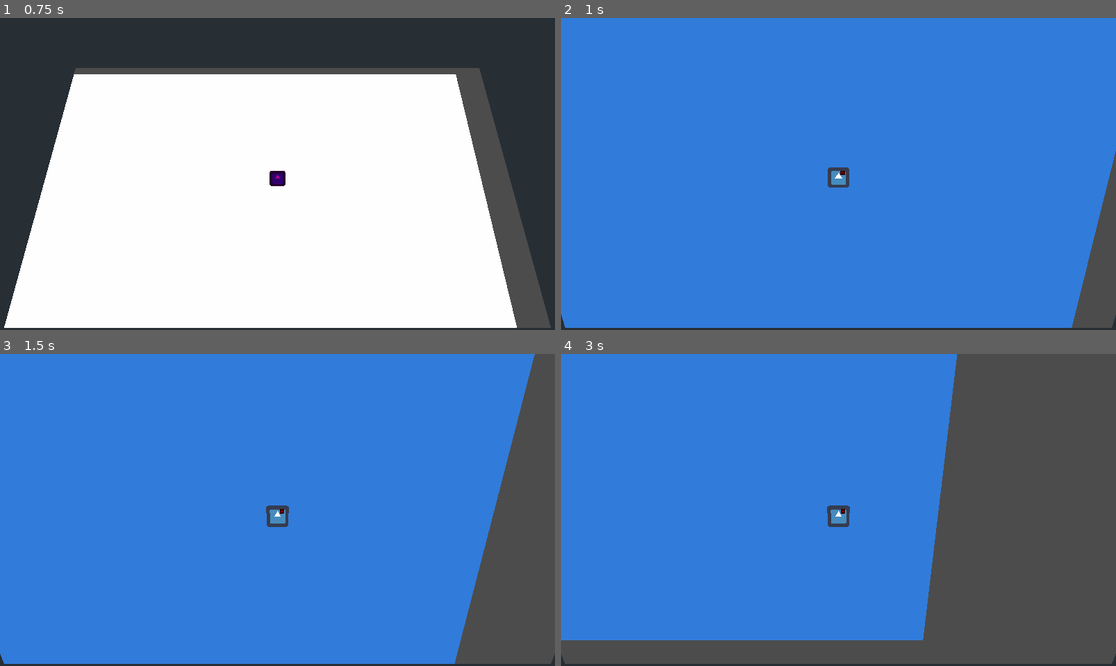
Above: before the commit, frames 1-4 (two rows, left to right).
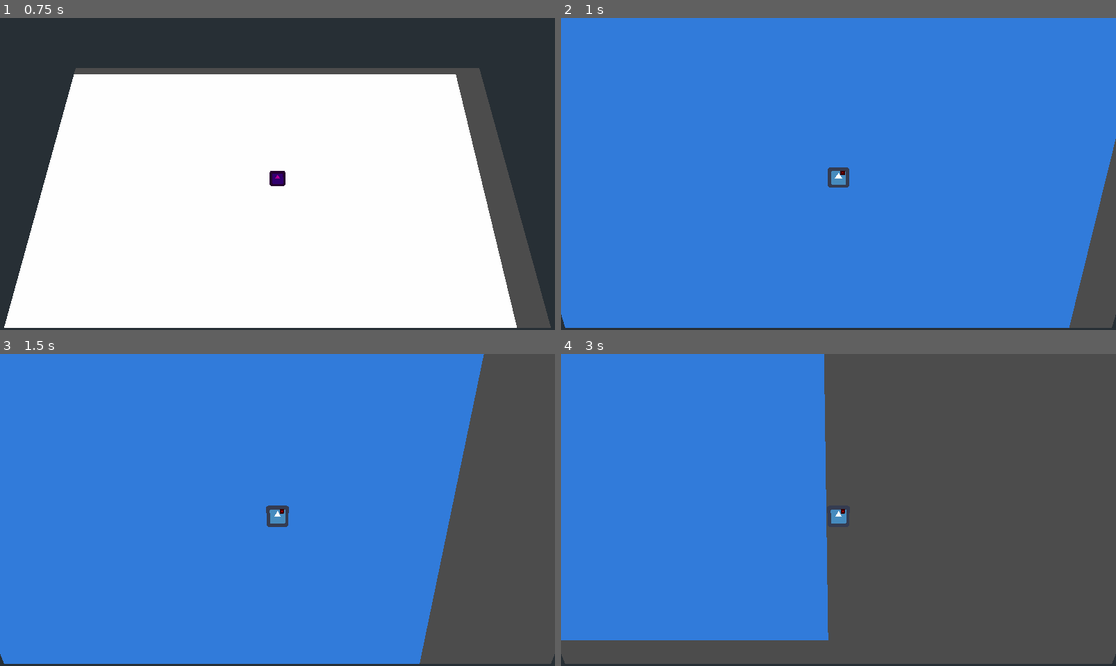
Above: after the commit, the same moments.

Repository: asheraryam/mortyverse
Game: Godot game, scene res://World.tscn
Two runs of this game, one before a commit and one after it. Both use one fixed random seed, a clock stepped at 60 frames per second and the inputs below. The engine's default icon, where the game draws it, is replaced by a stand-in: a white triangle on a blue panel in a dark square.
Inputs:
- Up to frame 1 (0.75 s): tap Enter at 0.5 s; hold Right (move_right) from 0.53 s (still down); tap } (next_world) at 0.6 s
- Up to frame 2 (1 s): keep holding Right (move_right)
- Up to frame 3 (1.5 s): release Right (move_right) at 1.28 s; hold Left (move_left) from 1.28 s (still down); tap { (prev_world) at 1.35 s
- Up to frame 4 (3 s): release Left (move_left) at 2.03 s; hold Right (move_right) from 2.03 s (still down); tap } (next_world) at 2.1 s; tap { (prev_world) at 2.85 s

Frame 1 is identical in both runs. In frame 2, 0.3% of the frame differs, in the area x 91-100%, y 38-100%; in frame 3, 7.7%; in frame 4, 19%, in the area x 47-72%, y 0-92%.

Commit message:
Pause worlds while rotating.

Diff:
--- a/Game Scenes/Normal Scene.gd
+++ b/Game Scenes/Normal Scene.gd
@@ -28,6 +28,10 @@
 	player_set_active()
 
 func set_inactive():
+	var players = get_tree().get_nodes_in_group("player")
+	for p in players:
+		if p != player_node:
+			p.set_inactive()
 	set_physics_process(false)
 
 
--- a/World.gd
+++ b/World.gd
@@ -58,6 +58,7 @@
 func switch_world_to(_target_world):
 	target_world = _target_world
 	var duration = 0.5
+	pause_worlds()
 	$Center/CenterTween.interpolate_property($Center,"rotation_degrees",
 	$Center.rotation_degrees,
 	world_rotations[_target_world.INDEX],0.5,Tween.TRANS_SINE,Tween.EASE_IN_OUT)
@@ -65,3 +66,8 @@
 
 func _on_Center_tween_completed(object, key):
 	target_world.set_active()
+
+func pause_worlds():
+	var worlds = get_tree().get_nodes_in_group("world")
+	for w in worlds:
+		w.set_inactive()
